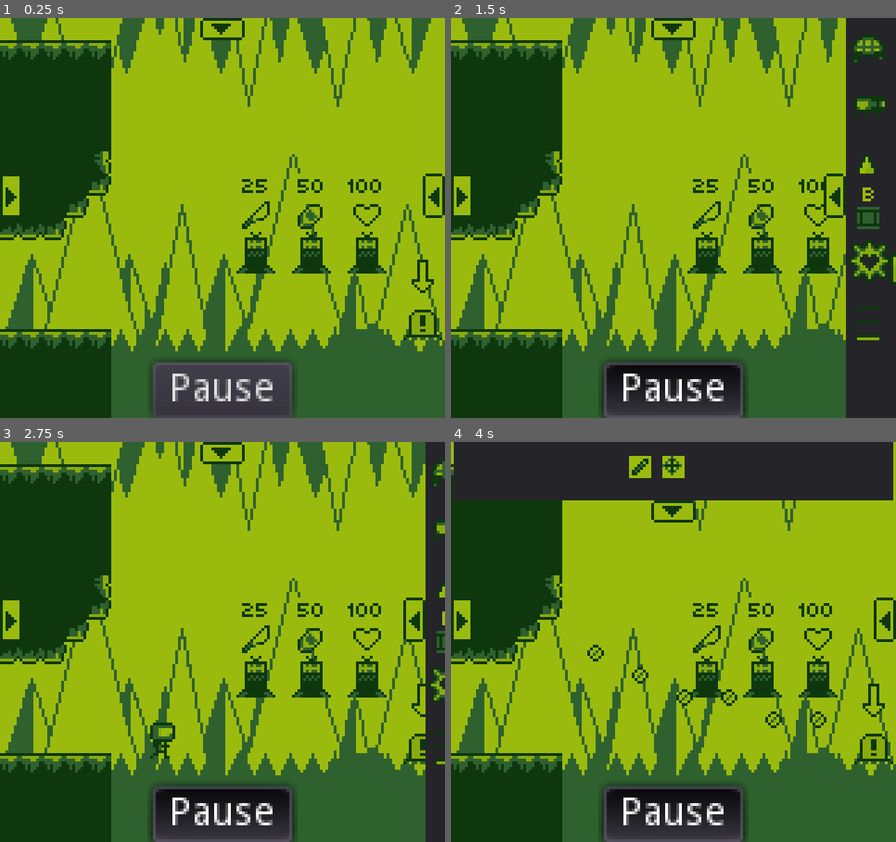
Above: before the commit, frames 1-4 (two rows, left to right).
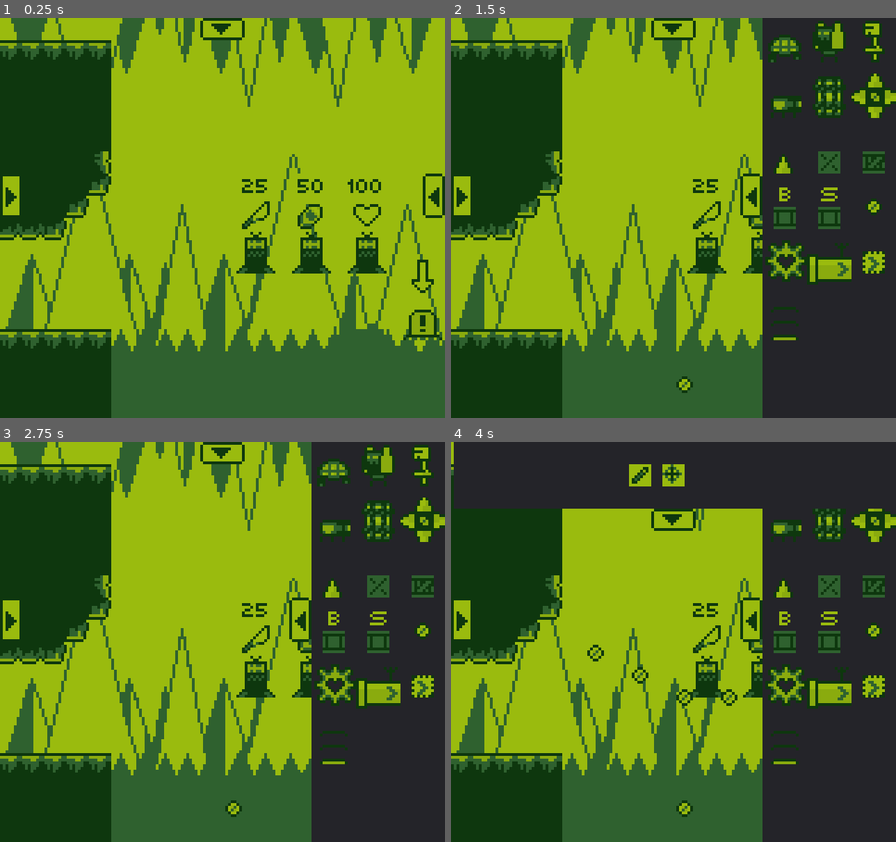
Above: after the commit, the same moments.

Repository: AlanRostem/TurboTrooper
Game: Godot game, scene res://scenes/editor/Editor.tscn
Two runs of this game, one before a commit and one after it. Both use one fixed random seed, a clock stepped at 60 frames per second and the inputs below. This scene is started directly instead of the project's main scene. Sound files missing from this copy of the repository are replaced by a short silence.
Inputs (mouse positions are in pixels of both pictures, inside the frame that each line leads up to):
- Up to frame 1 (0.25 s): no input
- Up to frame 2 (1.5 s): click (673, 390) at 0.5 s, where only the run before the commit has a clickable "Pause"; click (887, 194) at 1.25 s
- Up to frame 3 (2.75 s): tap Enter (pause) at 2 s; move the mouse to (320, 622) at 2.02 s; hold D (move_right) from 2.03 s (still down); tap S (aim_down) at 2.1 s; click (320, 622) at 2.17 s; tap Space (jump) at 2.27 s
- Up to frame 4 (4 s): release D (move_right) at 2.75 s; drag from (584, 662) to (873, 738) at 2.77 s; click (673, 454) at 3.5 s

The runs differ from the first frame. In frame 1, 4.6% of the frame differs, in the area x 33-67%, y 85-100%; in frame 2, 25%; in frame 3, 31%; in frame 4, 32%, in the area x 0-100%, y 0-100%.

Commit message:
Update Editor.tscn

Diff:
--- a/project/scenes/editor/Editor.tscn
+++ b/project/scenes/editor/Editor.tscn
@@ -175,6 +175,8 @@
 }
 
 [node name="EntitiesTween" type="Tween" parent="MenuLayer/Entities"]
+playback_speed = 4.0
+playback/speed = 4.0
 
 [node name="EntitiesGrid" type="GridContainer" parent="MenuLayer/Entities"]
 anchor_left = 0.5
@@ -326,6 +328,8 @@
 }
 
 [node name="ToolsTween" type="Tween" parent="MenuLayer/Tools"]
+playback_speed = 4.0
+playback/speed = 4.0
 
 [node name="HBoxContainer" type="HBoxContainer" parent="MenuLayer/Tools"]
 anchor_left = 0.5
@@ -355,20 +359,6 @@
 texture_normal = SubResource( 21 )
 __tool = ExtResource( 11 )
 
-[node name="PauseButton" type="Button" parent="MenuLayer"]
-anchor_left = 0.5
-anchor_top = 1.0
-anchor_right = 0.5
-anchor_bottom = 1.0
-margin_left = -25.0
-margin_top = -20.0
-margin_right = 25.0
-toggle_mode = true
-text = "Pause"
-__meta__ = {
-"_edit_use_anchors_": false
-}
-
 [node name="Tiles" type="Panel" parent="MenuLayer"]
 anchor_top = 0.5
 anchor_bottom = 0.5
@@ -393,6 +383,8 @@
 }
 
 [node name="TileTween" type="Tween" parent="MenuLayer/Tiles"]
+playback_speed = 4.0
+playback/speed = 4.0
 
 [node name="TileGrid" type="GridContainer" parent="MenuLayer/Tiles"]
 anchor_left = 0.5
@@ -450,5 +442,4 @@
 
 [connection signal="toggled" from="MenuLayer/Entities/EntitiesButton" to="." method="_on_EntitiesButton_toggled"]
 [connection signal="toggled" from="MenuLayer/Tools/ToolsButton" to="." method="_on_ToolsButton_toggled"]
-[connection signal="pressed" from="MenuLayer/PauseButton" to="." method="_on_PauseButton_pressed"]
 [connection signal="toggled" from="MenuLayer/Tiles/TilesButton" to="." method="_on_TilesButton_toggled"]
